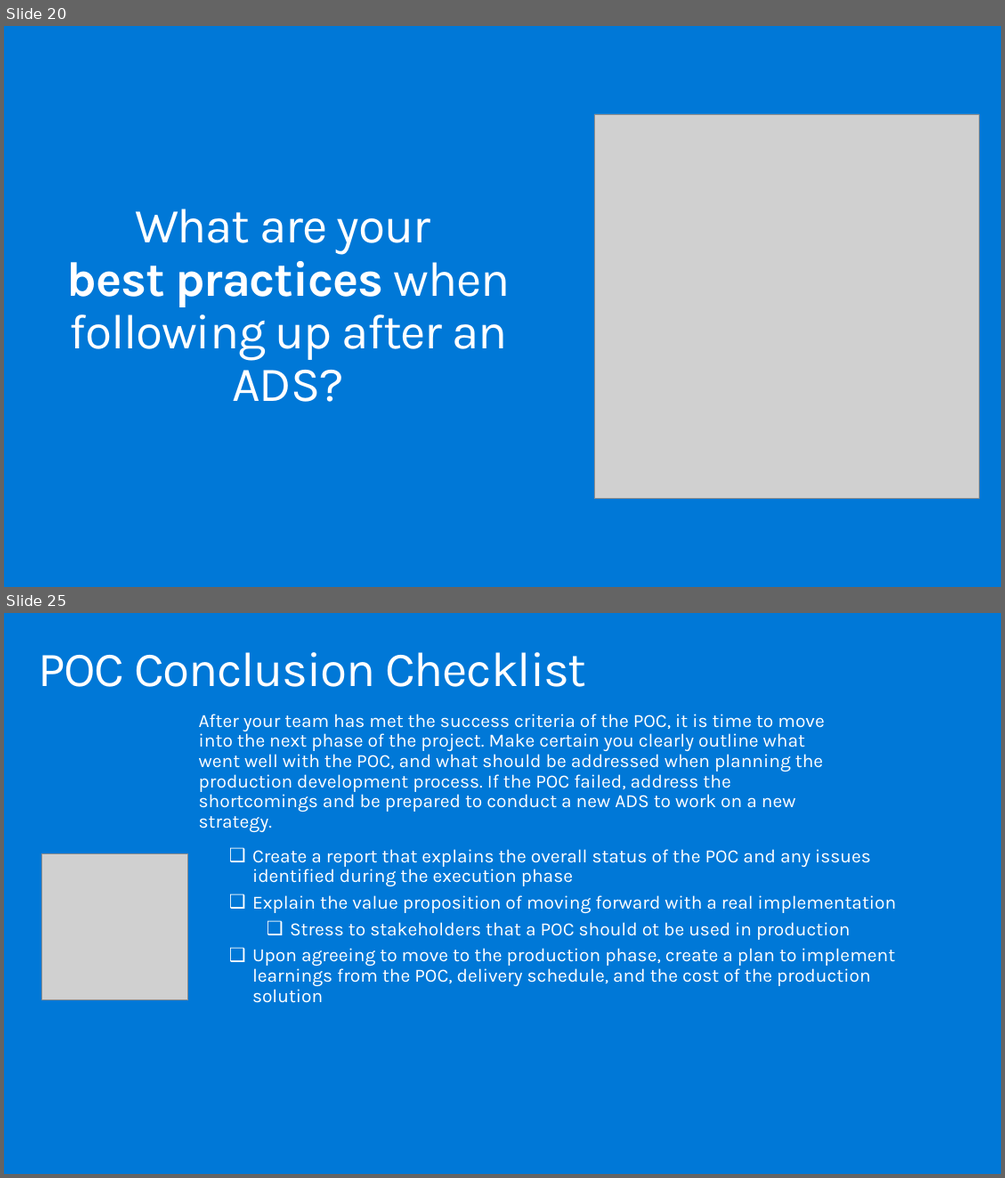
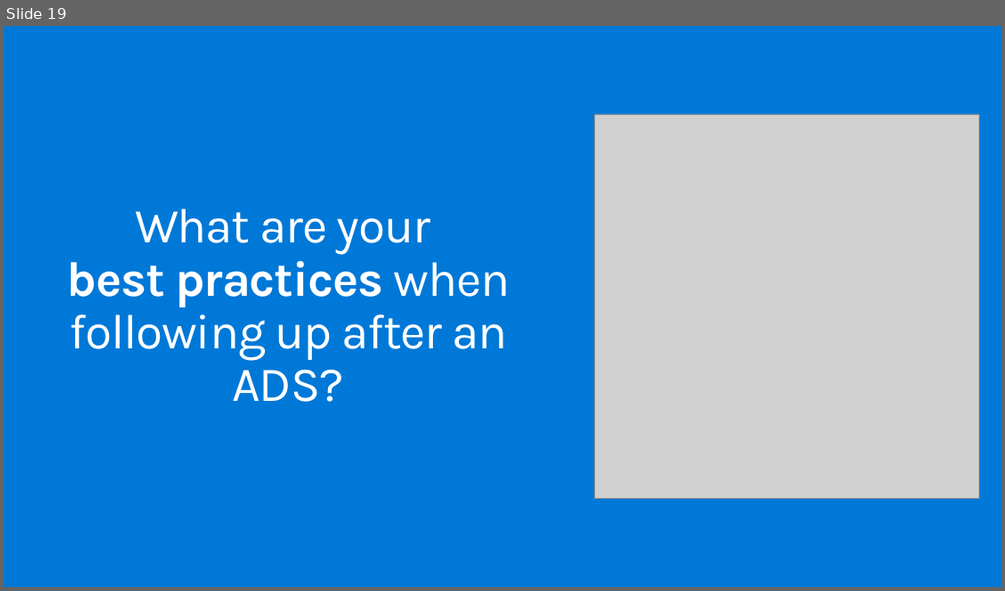
Before and after one commit to solliancenet/ica-wbs, a slide deck: Financial service modernization workshop/mastering-the-ads-deck.pptx. Shown one above the other, each under a label of ours: slides 20 and 25 before the commit, slide 19 after it; the slides between them are not shown. The pictures are 1005x1178 and 1005x591 pixels, drawn with LibreOffice and Linux fonts; fonts in the diff are those of the drawing; grey boxes stand for pictures. Boxes give left, top, right and bottom in pixels: in the first picture for what was removed or moved away, otherwise in the second. Text is boxed around its words. In the diff, an @@ line names an element or a change of style, - is before the commit and + after.

```diff
--- a/Financial service modernization workshop/mastering-the-ads-deck.pptx
+++ b/Financial service modernization workshop/mastering-the-ads-deck.pptx
@@ slide 25 removed at bbox=[4, 613, 1001, 1174], background #0078D7 @@
@@ title removed at bbox=[38, 652, 586, 687] @@
-POC Conclusion Checklist
@@ text removed at bbox=[199, 714, 824, 832] @@
-After your team has met the success criteria of the POC, it is time to move into the next phase of the project. Make certain you clearly outline what went well with the POC, and what should be addressed when planning the production development process. If the POC failed, address the shortcomings and be prepared to conduct a new ADS to work on a new strategy.
@@ text removed at bbox=[252, 849, 897, 1003] @@
-❑ Create a report that explains the overall status of the POC and any issues identified during the execution phase
-❑ Explain the value proposition of moving forward with a real implementation
-  ❑ Stress to stakeholders that a POC should ot be used in production
-❑ Upon agreeing to move to the production phase, create a plan to implement learnings from the POC, delivery schedule, and the cost of the production solution
@@ picture removed at bbox=[42, 854, 188, 999] @@
@@ what was slide 20 is now slide 19 @@
```
Also in this commit, not shown: 5 other slides removed, 1 other file.
